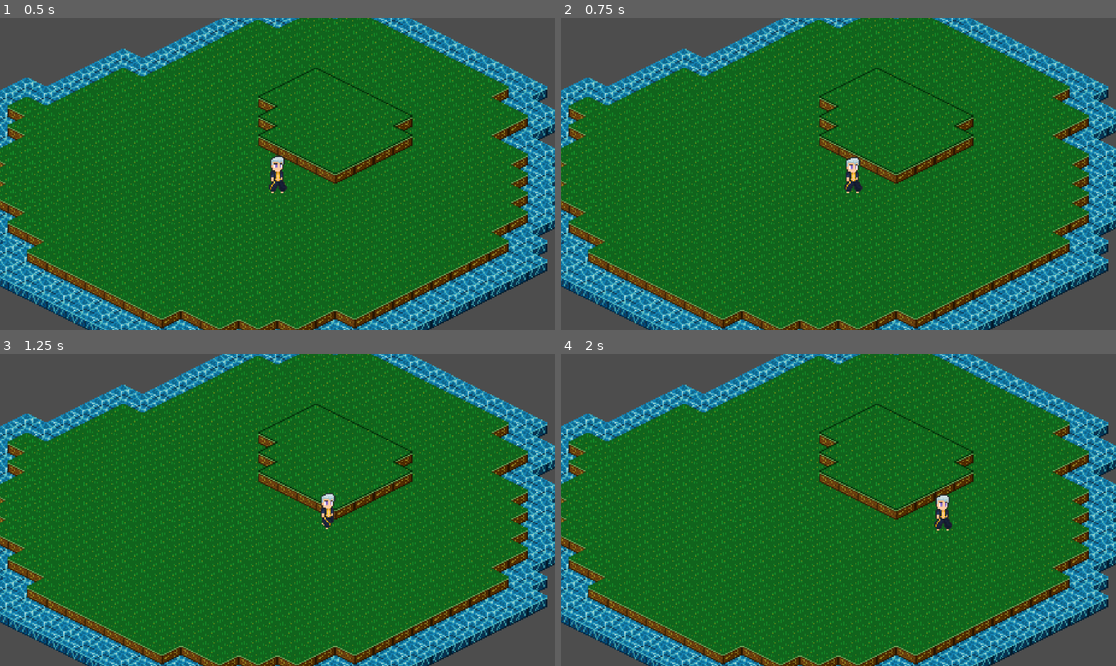
Above: before the commit, frames 1-4 (two rows, left to right).
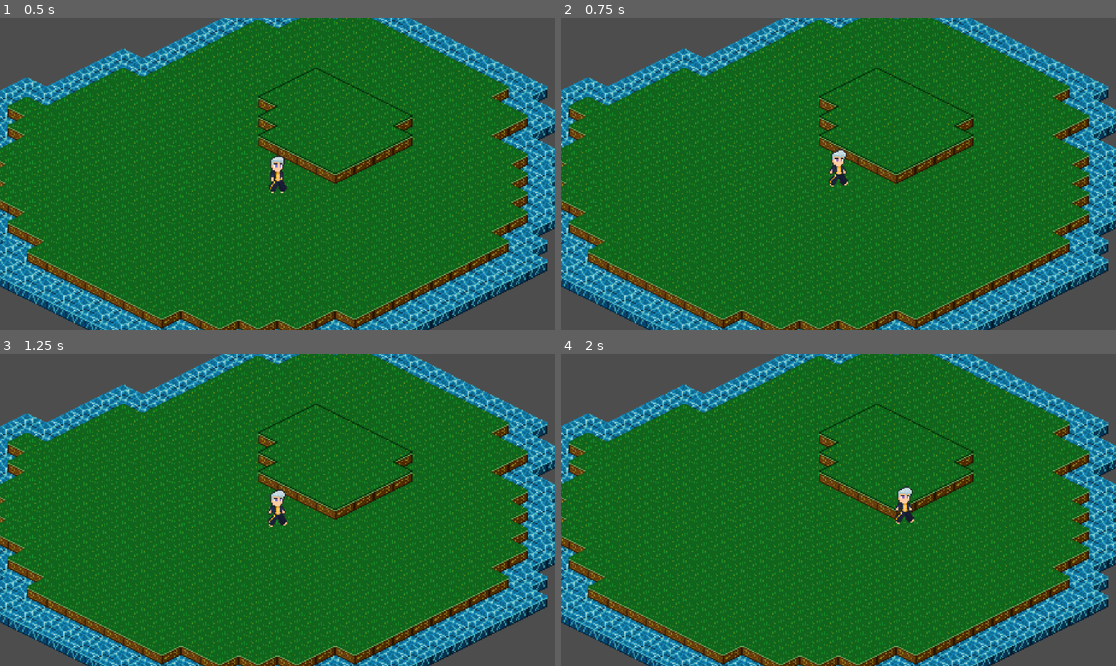
Above: after the commit, the same moments.

Repository: antth-Luca/godot-Celestia
Game: Godot game, scene res://components/levels/world.tscn
The game is run twice, just before and just after one commit, with the same random seed, the same clock (stepped at 60 frames per second) and the same inputs.
Inputs:
- Up to frame 1 (0.5 s): no input
- Up to frame 2 (0.75 s): tap Enter (ui_accept) at 0.5, 0.6 s; hold Right (ui_right) from 0.53 s (still down)
- Up to frame 3 (1.25 s): keep holding Right (ui_right); tap Enter (ui_accept) at 0.77, 1.07 s
- Up to frame 4 (2 s): keep holding Right (ui_right); tap Enter (ui_accept) at 1.35, 1.52, 1.82 s

Frame 1 is identical in both runs. In frame 2, 0.5% of the frame differs, in the area x 48-55%, y 42-57%; in frame 3, 0.5%; in frame 4, 0.6%, in the area x 60-71%, y 42-57%.

Commit message:
pulos: Ok!

Diff:
--- a/game/Celestia/components/actors/player.gd
+++ b/game/Celestia/components/actors/player.gd
@@ -1,10 +1,6 @@
 extends CharacterBody2D
 
-const SPEED = 60.0
-const AIR_FRICTION = 0.5
-
-@export var jump_height := 68  # dobro da altura do personagem + 4
-@export var max_time_to_peak := 0.5
+const SPEED = 80.0
 
 var jump_velocity
 var gravity
@@ -16,38 +12,42 @@
 @onready var animation = $AnimationPlayer as AnimationPlayer
 
 
-func _ready():
-	jump_velocity = (jump_height * 2) / max_time_to_peak
-	gravity = (jump_height * 2) / pow(max_time_to_peak, 2)
-	fall_gravity = gravity * 2
-
-
 func _physics_process(_delta):
-	# Add the gravity.
-	# TODO
-
-	# Handle jump.
-	# TODO
+	if is_jumping: return
 
 	# Get the input direction and handle the movement/deceleration.
 	direction = Input.get_vector("ui_left", "ui_right", "ui_up", "ui_down").normalized()
-
 	if direction != Vector2.ZERO:
 		velocity = direction * SPEED
 		if direction.x != 0: $Texture.scale.x = sign(direction.x)
 	else:
 		velocity = velocity.move_toward(Vector2.ZERO, SPEED)
 
+	# Handle jump.
+	if Input.is_action_just_pressed("ui_accept") and not is_jumping and is_valid_cell():
+		is_jumping = true
+		animation.play("jump")
+		var jump_tween = create_tween()
+		jump_tween.tween_property(
+			self,
+			"position",
+			global_position + (velocity * 0.8),
+			0.8
+		)
+		await jump_tween.finished
+		is_jumping = false
+
 	_set_state()
 	move_and_slide()
+
+
+func is_valid_cell():
+	return true
 
 
 func _set_state():
 	var state = "idle"
 
-	# if !is_on_floor():
-	# 	state = "jump"
-	# el
 	if direction != Vector2.ZERO:
 		state = "walk"
 
